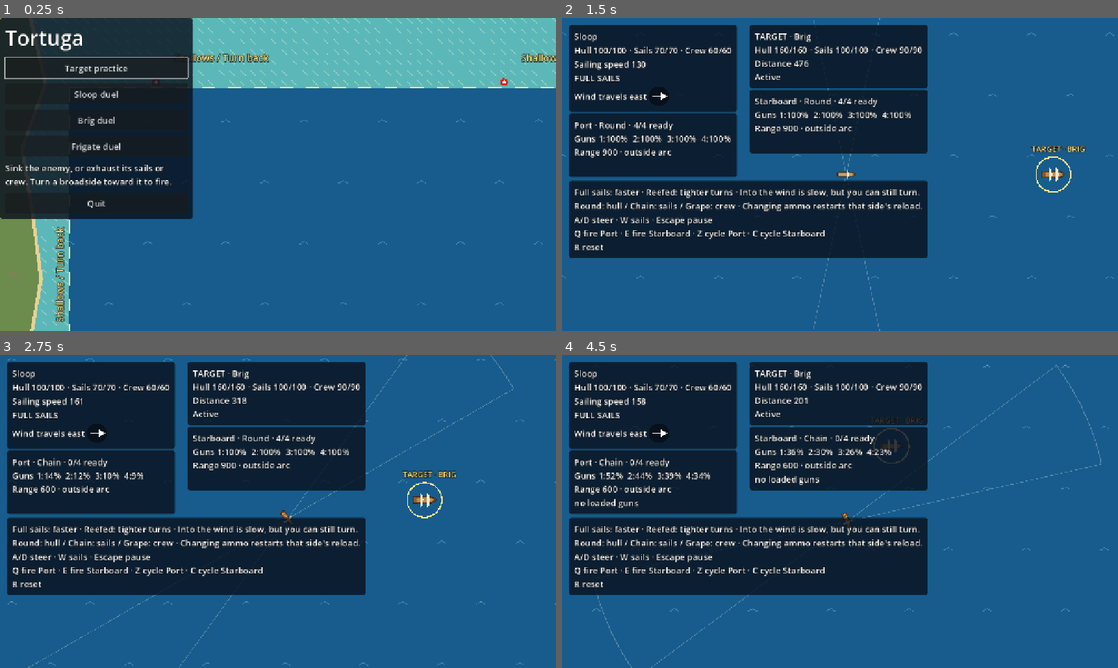
Above: before the commit, frames 1-4 (two rows, left to right).
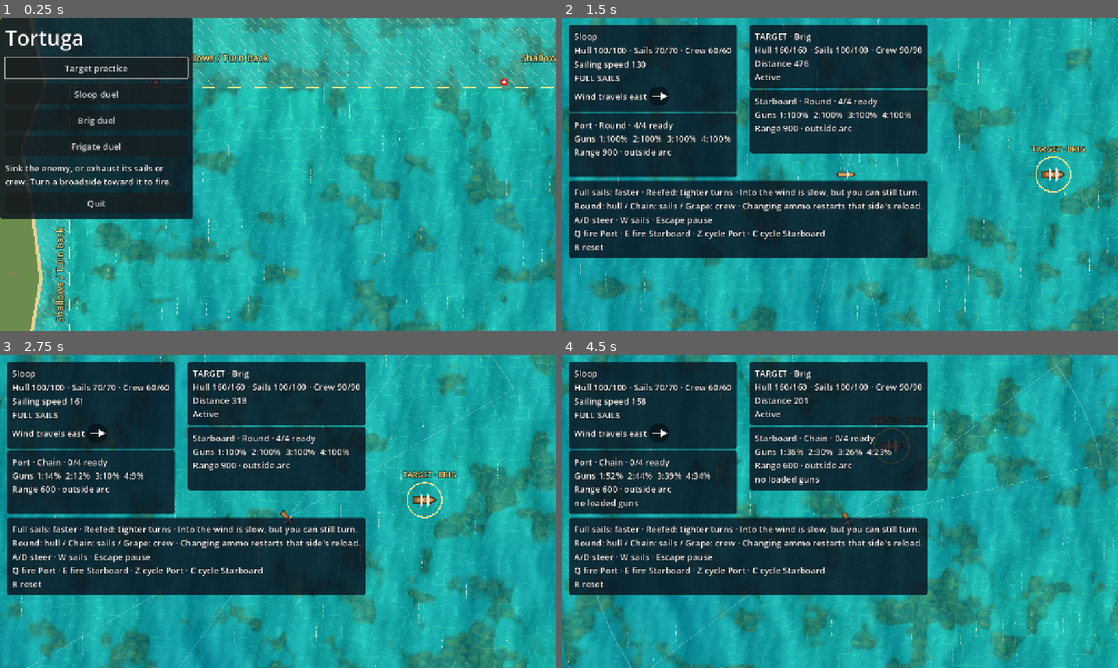
Above: after the commit, the same moments.

Repository: dnldxn/tortuga
Game: Godot game, scene res://main.tscn
Same seed, same stepped clock (60 frames per second), same inputs: the game is played once before the commit and once after it.
Inputs (mouse positions are in pixels of both pictures, inside the frame that each line leads up to):
- Up to frame 1 (0.25 s): no input
- Up to frame 2 (1.5 s): click "Target practice" at 0.5 s; click "Start" at 1.25 s
- Up to frame 3 (2.75 s): tap Enter at 2 s; move the mouse to (400, 495) at 2.02 s; hold D (turn_right) from 2.03 s (still down); tap Z (cycle_port) at 2.1 s; click (400, 495) at 2.17 s
- Up to frame 4 (4.5 s): move the mouse to (728, 527) at 2.77 s; release D (turn_right) at 2.78 s; hold A (turn_left) 2.78-3.53 s; tap C (cycle_starboard) at 2.85 s; move the mouse to (895, 442) at 3.52 s; hold D (turn_right) from 3.53 s (still down); tap Q (fire_port) at 3.6 s; move the mouse to (812, 574) at 4.27 s; tap E (fire_starboard) at 4.35 s; click (812, 574) at 4.42 s

The runs differ from the first frame. In frame 1, 74% of the frame differs, in the area x 6-100%, y 0-100%; in frame 2, 57%; in frame 3, 57%; in frame 4, 57%.

Commit message:
Integrate Reef Glass animated water into the arena

Diff:
--- a/game/sim/definitions.gd
+++ b/game/sim/definitions.gd
@@ -3,6 +3,17 @@
 
 const ARENA_SIZE := Vector2(6000, 4200)
 const ARENA_MARGIN := 160.0
+
+## Reef Glass presentation tuning; never used by simulation movement or contacts.
+const WATER := {
+	"animation_speed": 0.75,
+	"drift_speed": 0.1,
+	"world_scale": 144.0,  # World pixels per shader unit; independent of camera/viewport.
+	"shallow_fade": 600.0,
+	"swell_weights": Vector3(0.34, 0.16, 0.060),
+	"texture_weight": 0.12,
+	"whitecap_lifetime": Vector2(4.0, 8.0),  # Animation seconds, before speed scaling.
+}
 
 const VESSELS := {
 	"sloop": {
--- a/game/tests/run_tests.gd
+++ b/game/tests/run_tests.gd
@@ -9,6 +9,7 @@
 	"res://tests/test_contact.gd",
 	"res://tests/test_controller.gd",
 	"res://tests/test_view.gd",
+	"res://tests/test_water.gd",
 	"res://tests/test_weapons.gd",
 	"res://tests/test_projectile_damage.gd",
 	"res://tests/test_practice.gd",
--- /dev/null
+++ b/game/tests/test_water.gd
@@ -0,0 +1,91 @@
+extends RefCounted
+## Real-scene water wiring/lifecycle tests. Headless does not prove rendered pixels.
+
+const Definitions := preload("res://sim/definitions.gd")
+
+
+func run(t) -> bool:
+	var main = load("res://main.tscn").instantiate()
+	t.root.add_child(main)
+	main.set_physics_process(false)
+	var view = main.arena_view
+	view.set_process(false)
+	var water = view.get_node_or_null("ReefGlass")
+	t.check(water != null, "Reef Glass is installed in the real arena")
+	if water == null:
+		main.free()
+		return true
+	t.check(water.show_behind_parent, "water draws behind coast, combat cues and ships")
+	t.check(water.material is ShaderMaterial, "water uses a shader material")
+	t.check(water.material.shader.resource_path == "res://view/reef_glass.gdshader",
+		"refined Reef Glass shader is bound")
+	t.check(water.material.get_shader_parameter("arena_size") == Definitions.ARENA_SIZE,
+		"water covers the world arena")
+	main.advance_tick()
+	t.near(water.animation_time, 0.0, 1e-9, "selection water stays still")
+	main.start_practice("sloop")
+	for i in 120:
+		main.advance_tick()
+	t.near(water.animation_time, 2.0 * Definitions.WATER["animation_speed"], 1e-6,
+		"water follows fixed simulation ticks at the approved preview speed")
+	var east_drift: Vector2 = water.drift
+	t.near(east_drift.x, water.animation_time * Definitions.WATER["drift_speed"], 1e-6,
+		"east wind drives waves east")
+	t.near(east_drift.y, 0.0, 1e-9, "east wind has no north/south drift")
+	var ships: Dictionary = main.sim.ships.duplicate(true)
+	var elapsed: float = main.sim.elapsed
+	view.sync(main.sim)
+	view.camera.position += Vector2(300, 100)
+	view.camera.zoom = Vector2.ONE * 0.65
+	t.check(water.global_position == Vector2.ZERO and water.scale == Vector2.ONE,
+		"camera movement and zoom do not move or rescale the world-anchored seabed")
+	t.check(main.sim.ships == ships and main.sim.elapsed == elapsed,
+		"water presentation does not mutate simulation")
+	main.set_paused(true)
+	var stopped: float = water.animation_time
+	for i in 10:
+		main.advance_tick()
+		view._process(0.1)
+	t.near(water.animation_time, stopped, 1e-9, "pause freezes water despite render frames")
+	t.check(water.drift == east_drift, "pause freezes water drift")
+	main.set_paused(false)
+	main.advance_tick()
+	t.check(water.animation_time > stopped, "resume advances water")
+	main.restart_practice()
+	t.near(water.animation_time, 0.0, 1e-9, "restart resets whitecap clock")
+	t.check(water.drift == Vector2.ZERO, "restart resets surface drift")
+	main.start_encounter("duel_frigate", "sloop")
+	var wind := Vector2.from_angle(Definitions.PRESETS["duel_frigate"]["wind_heading"])
+	t.check(water.material.get_shader_parameter("wind_direction").is_equal_approx(wind),
+		"diagonal preset wind reaches shader with the HUD heading convention")
+	main.advance_tick()
+	t.check(water.drift.x > 0.0 and water.drift.y > 0.0,
+		"southeast wind moves waves down and right")
+	t.near(water.drift.x, water.drift.y, 1e-6, "45-degree wind has equal drift components")
+	main.sim.wind_heading = PI / 2.0
+	var before_turn: Vector2 = water.drift
+	main.advance_tick()
+	t.near(water.drift.x, before_turn.x, 1e-6, "wind change preserves accumulated east drift")
+	t.check(water.drift.y > before_turn.y, "wind change continues drift south")
+	main.sim.ships[2]["hull"] = 3.0
+	main.sim.projectiles.append({"id": main.sim.next_projectile_id, "owner_id": 1, "ammo": "round",
+		"position": main.sim.ships[2]["position"] - Vector2(0, 10), "direction": Vector2.DOWN,
+		"remaining_range": 900.0, "owner_cleared": true})
+	main.sim.next_projectile_id += 1
+	main.advance_tick()
+	t.check(main.mode == "result", "defeated opponent enters the real result flow")
+	stopped = water.animation_time
+	main.advance_tick()
+	view._process(1.0)
+	t.near(water.animation_time, stopped, 1e-9, "result screen freezes water")
+	var previous_sim = main.sim
+	main.return_to_selection()
+	t.check(main.sim != previous_sim, "return replaces simulation")
+	t.check(water.animation_time == 0.0 and water.drift == Vector2.ZERO,
+		"return clears water clock and drift")
+	t.check(water.material.get_shader_parameter("wind_direction") == Vector2.RIGHT,
+		"water reads the replacement simulation wind")
+	main.start_practice("brig")
+	t.check(view.get_node("ReefGlass") == water, "replay reuses the water node/material")
+	main.free()
+	return true
--- a/game/view/arena_view.gd
+++ b/game/view/arena_view.gd
@@ -4,6 +4,7 @@
 ## selection) and never mutates it.
 
 const Definitions := preload("res://sim/definitions.gd")
+const ReefGlass := preload("res://view/reef_glass.gd")
 
 const TEXTURES := {
 	"sloop": preload("res://assets/ships/sloop.svg"),
@@ -14,9 +15,7 @@
 const MASTS := {"sloop": [2.0], "brig": [-10.0, 12.0], "frigate": [-20.0, 2.0, 22.0]}
 const REEFED_SAIL_SCALE := Vector2(0.6, 0.5)
 
-const SEA := Color(0.09, 0.36, 0.55)
-const WAVE := Color(0.55, 0.78, 0.9, 0.35)
-const SHALLOWS := Color(0.36, 0.72, 0.72)
+const SHALLOWS := Color(0.36, 0.72, 0.72, 0.25)
 const HATCH := Color(0.9, 0.95, 0.85, 0.45)
 const LAND := Color(0.42, 0.55, 0.3)
 const SAND := Color(0.9, 0.82, 0.58)
@@ -38,9 +37,11 @@
 var _cues := []  # deep-copied events with ticks; never aliases sim.events
 var marker_layer: CanvasLayer
 var marker_canvas: Control
+var water: Node2D
 
 
 func advance_effects() -> void:
+	water.advance(main.DT, main.sim.wind_heading)
 	for cue in _cues:
 		cue["ticks"] -= 1
 	_cues = _cues.filter(func(cue): return cue["ticks"] > 0)
@@ -58,6 +59,7 @@
 
 func reset_effects() -> void:
 	_cues.clear()
+	water.reset(main.sim.wind_heading)
 	queue_redraw()
 	if marker_canvas != null:
 		marker_canvas.queue_redraw()
@@ -73,6 +75,9 @@
 
 func _ready() -> void:
 	main = get_parent()
+	water = ReefGlass.new()
+	water.name = "ReefGlass"
+	add_child(water)
 	camera.zoom = Vector2.ONE
 	camera.position_smoothing_enabled = true
 	camera.position_smoothing_speed = 5.0
@@ -141,6 +146,7 @@
 
 ## Reconciles ship nodes with sim.ships by stable id and points the camera at the player.
 func sync(sim) -> void:
+	water.set_wind(sim.wind_heading)
 	for id in _ships.keys():
 		var ship: Dictionary = sim.ships.get(id, {})
 		if ship.is_empty() or ship["vessel_id"] != _ships[id].get_meta("vessel_id"):
@@ -205,15 +211,7 @@
 func _draw() -> void:
 	var size := Definitions.ARENA_SIZE
 	var m := Definitions.ARENA_MARGIN
-	draw_rect(Rect2(Vector2.ZERO, size), SEA)
-	# Open-sea wave marks: little chevrons on a staggered grid.
-	var waves := PackedVector2Array()
-	for row in int(size.y / 140.0):
-		for x in range(60 + (row % 2) * 90, int(size.x), 180):
-			var p := Vector2(x, 100 + row * 140)
-			waves.append_array([p, p + Vector2(10, -6), p + Vector2(10, -6), p + Vector2(20, 0)])
-	draw_multiline(waves, WAVE, 2.0)
-	# Shallows band on all four sides, hatched so it reads without colour.
+	# Translucent shallows tint preserves the animated water beneath the safety hatch.
 	var bands := [Rect2(0, 0, size.x, m), Rect2(0, size.y - m, size.x, m),
 		Rect2(0, 0, m, size.y), Rect2(size.x - m, 0, m, size.y)]
 	var hatch := PackedVector2Array()
--- /dev/null
+++ b/game/view/reef_glass.gd
@@ -0,0 +1,48 @@
+extends Node2D
+## World-anchored, read-only water presentation. ArenaView supplies fixed ticks and wind.
+## Explicit time/drift uniforms freeze with gameplay; shader TIME would keep running.
+
+const Definitions := preload("res://sim/definitions.gd")
+const WATER_SHADER := preload("res://view/reef_glass.gdshader")
+
+var animation_time := 0.0
+var drift := Vector2.ZERO
+var water_material := ShaderMaterial.new()
+
+
+func _ready() -> void:
+	show_behind_parent = true
+	water_material.shader = WATER_SHADER
+	material = water_material
+	for parameter in ["world_scale", "shallow_fade", "swell_weights", "texture_weight", "whitecap_lifetime"]:
+		water_material.set_shader_parameter(parameter, Definitions.WATER[parameter])
+	water_material.set_shader_parameter("arena_size", Definitions.ARENA_SIZE)
+	reset(0.0)
+
+
+func set_wind(heading: float) -> void:
+	water_material.set_shader_parameter("wind_direction", Vector2.from_angle(heading))
+
+
+func advance(dt: float, heading: float) -> void:
+	var elapsed: float = dt * Definitions.WATER["animation_speed"]
+	animation_time += elapsed
+	drift += Vector2.from_angle(heading) * elapsed * Definitions.WATER["drift_speed"]
+	set_wind(heading)
+	_sync_animation()
+
+
+func reset(heading: float) -> void:
+	animation_time = 0.0
+	drift = Vector2.ZERO
+	set_wind(heading)
+	_sync_animation()
+
+
+func _sync_animation() -> void:
+	water_material.set_shader_parameter("animation_time", animation_time)
+	water_material.set_shader_parameter("surface_drift", drift)
+
+
+func _draw() -> void:
+	draw_rect(Rect2(Vector2.ZERO, Definitions.ARENA_SIZE), Color.WHITE)
--- /dev/null
+++ b/game/view/reef_glass.gdshader
@@ -0,0 +1,146 @@
+shader_type canvas_item;
+render_mode unshaded;
+
+// Refined Reef Glass study: gentle swells, 4–8 second whitecaps, subtle sunlight.
+// Geometry/bottom are world-anchored. SCREEN_UV is used only for the sun reflection.
+uniform vec2 arena_size;
+uniform float world_scale;
+uniform float shallow_fade;
+uniform vec3 swell_weights;
+uniform float texture_weight;
+uniform vec2 whitecap_lifetime;
+uniform vec2 wind_direction = vec2(1.0, 0.0);
+uniform vec2 surface_drift = vec2(0.0);
+uniform float animation_time = 0.0;
+varying vec2 world_position;
+
+void vertex() {
+	world_position = (MODEL_MATRIX * vec4(VERTEX, 0.0, 1.0)).xy;
+}
+
+float hash(vec2 p) {
+	return fract(sin(dot(p, vec2(127.1, 311.7))) * 43758.5453);
+}
+
+vec2 hash2(vec2 p) {
+	return vec2(hash(p), hash(p + 71.37));
+}
+
+float noise(vec2 p) {
+	vec2 i = floor(p);
+	vec2 f = fract(p);
+	f = f * f * (3.0 - 2.0 * f);
+	return mix(mix(hash(i), hash(i + vec2(1.0, 0.0)), f.x),
+		mix(hash(i + vec2(0.0, 1.0)), hash(i + vec2(1.0)), f.x), f.y);
+}
+
+float fbm(vec2 p) {
+	return noise(p) * 0.57 + noise(p * 2.03 + 13.0) * 0.28 + noise(p * 4.01 - 9.0) * 0.15;
+}
+
+float height_at(vec2 p, vec2 wind) {
+	vec2 side = vec2(-wind.y, wind.x);
+	float a = dot(p, wind);
+	float b = dot(p, side);
+	float warp = (fbm(p * 1.35) - 0.5) * 5.0;
+	float broad = sin(a * 5.8 + sin(b * 2.2) * 0.85 + warp) * (0.6 + 0.4 * noise(p * 1.8));
+	float middle = sin(a * 13.2 + b * 1.6 + sin(b * 4.4) * 0.85 + warp * 0.7);
+	float fine = sin(a * 32.0 - b * 4.5 + sin(b * 11.0) * 0.8);
+	return dot(vec3(broad, middle, fine), swell_weights) + (fbm(p * 9.0) - 0.5) * texture_weight;
+}
+
+float caustic(vec2 p) {
+	vec2 cell = floor(p);
+	vec2 f = fract(p);
+	float d1 = 8.0;
+	float d2 = 8.0;
+	for (int y = -1; y <= 1; y++) {
+		for (int x = -1; x <= 1; x++) {
+			vec2 o = vec2(float(x), float(y));
+			vec2 r = o + hash2(cell + o) * 0.7 + 0.15 - f;
+			float d = dot(r, r);
+			if (d < d1) {
+				d2 = d1;
+				d1 = d;
+			} else if (d < d2) {
+				d2 = d;
+			}
+		}
+	}
+	return 1.0 - smoothstep(0.012, 0.09, d2 - d1);
+}
+
+float whitecaps(vec2 p, vec2 wind) {
+	vec2 side = vec2(-wind.y, wind.x);
+	vec2 q = vec2(dot(p, wind), dot(p, side)) * vec2(3.1, 1.55);
+	vec2 id = floor(q);
+	vec2 f = fract(q);
+	float result = 0.0;
+	for (int y = -1; y <= 1; y++) {
+		for (int x = -1; x <= 1; x++) {
+			vec2 o = vec2(float(x), float(y));
+			vec2 key = id + o;
+			float seed = hash(key + 12.0);
+			float age = animation_time / mix(whitecap_lifetime.x, whitecap_lifetime.y, seed) + seed * 17.0;
+			float cycle = floor(age);
+			float life = fract(age);
+			// Re-seed while invisible so crests fade instead of popping to new positions.
+			vec2 r = o + 0.18 + hash2(key + cycle * 23.4) * 0.64 - f;
+			float envelope = smoothstep(0.08, 0.3, life) * (1.0 - smoothstep(0.48, 0.88, life));
+			float crest_length = 0.18 + hash(key + cycle + 91.0) * 0.22;
+			float taper = 1.0 - smoothstep(crest_length * 0.5, crest_length, abs(r.y));
+			float bend = r.x + 0.25 * r.y * r.y + 0.012 * sin(r.y * 39.0 + seed * 20.0);
+			float line = 1.0 - smoothstep(0.010, 0.023, abs(bend));
+			float broken = smoothstep(0.24, 0.56, noise(vec2(r.y * 35.0 + cycle * 7.0, seed * 50.0)));
+			float allowed = step(0.35, hash(key + cycle * 3.7));
+			result = max(result, line * taper * envelope * broken * allowed);
+		}
+	}
+	return result;
+}
+
+void fragment() {
+	// The browser study uses Y-up; Godot world headings use clockwise Y-down.
+	vec2 centered = (world_position - arena_size * 0.5) / world_scale;
+	vec2 world = vec2(centered.x, -centered.y);
+	vec2 wind = vec2(wind_direction.x, -wind_direction.y);
+	vec2 p = world - vec2(surface_drift.x, -surface_drift.y);
+	float h = height_at(p, wind);
+	float e = 0.018;
+	vec2 slope = vec2(
+		height_at(p + vec2(e, 0.0), wind) - height_at(p - vec2(e, 0.0), wind),
+		height_at(p + vec2(0.0, e), wind) - height_at(p - vec2(0.0, e), wind)) / (2.0 * e);
+	vec3 normal = normalize(vec3(-slope * 0.10, 1.0));
+	float diffuse = dot(normal, normalize(vec3(-0.5, 0.7, 1.3)));
+
+	// Broad depth patches cover the whole arena; reef detail never follows the camera.
+	float depth = clamp(0.45 + (fbm(world * 0.12) - 0.5) * 0.65
+		+ (fbm(world * 0.75) - 0.5) * 0.45, 0.05, 0.9);
+	vec2 edge = min(world_position, arena_size - world_position);
+	depth = mix(0.1, depth, smoothstep(0.0, shallow_fade, min(edge.x, edge.y)));
+	vec3 col = mix(vec3(0.13, 0.77, 0.69), vec3(0.018, 0.48, 0.61), depth);
+	vec2 bottom = world + slope * 0.012;
+	float reef = fbm(bottom * 2.2);
+	float patch = smoothstep(0.57, 0.70, reef) * (1.0 - smoothstep(0.45, 0.90, depth));
+	float facet = floor(noise(bottom * 19.0) * 5.0) / 5.0;
+	vec3 rock = mix(vec3(0.08, 0.39, 0.37), vec3(0.33, 0.53, 0.31), facet);
+	col = mix(col, rock, patch * 0.66);
+	float c = caustic(bottom * 6.0
+		+ vec2(sin(animation_time * 0.35), cos(animation_time * 0.35)) * 0.10);
+	col += vec3(0.52, 0.75, 0.39) * c * (1.0 - depth) * 0.16;
+	float shoulder = smoothstep(-0.65, 0.75, h);
+	col += vec3(0.10, 0.19, 0.16) * (shoulder - 0.5);
+	col += vec3(0.11, 0.22, 0.20) * (diffuse - 0.85) * 0.72;
+	col += (fbm(p * 18.0) - 0.5) * 0.022;
+
+	vec3 light = normalize(vec3(0.28, 0.48, 1.8));
+	float spec = pow(max(dot(normal, light), 0.0), 160.0);
+	vec2 sun_offset = (vec2(SCREEN_UV.x, 1.0 - SCREEN_UV.y) - vec2(0.78, 0.8)) * vec2(1.7, 1.1);
+	float sun_patch = exp(-dot(sun_offset, sun_offset) * 2.4);
+	float twinkle = 0.35 + 0.65 * pow(0.5 + 0.5 * sin(animation_time * 2.0
+		+ hash(floor(p * 36.0)) * 6.28318530718), 3.0);
+	float sparkle = spec * smoothstep(0.58, 0.86, noise(p * 53.0)) * sun_patch * twinkle;
+	col += vec3(1.0, 0.97, 0.76) * sparkle * 0.58;
+	col = mix(col, vec3(0.94, 0.99, 0.88), whitecaps(p, wind) * 0.72);
+	COLOR = vec4(col, 1.0);
+}
Not shown, added: game/tests/test_water.gd.uid
Not shown, added: game/view/reef_glass.gd.uid
Not shown, added: game/view/reef_glass.gdshader.uid
Not shown, added: docs/phase-2/reef-glass-integration.md
Not shown, added: docs/phase-2/water-reference-studies-verification.md
Not shown, changed: game/assets/ATTRIBUTION.md
Not shown, added: tools/water-preview/README.md
Not shown, added: tools/water-preview/index.html
